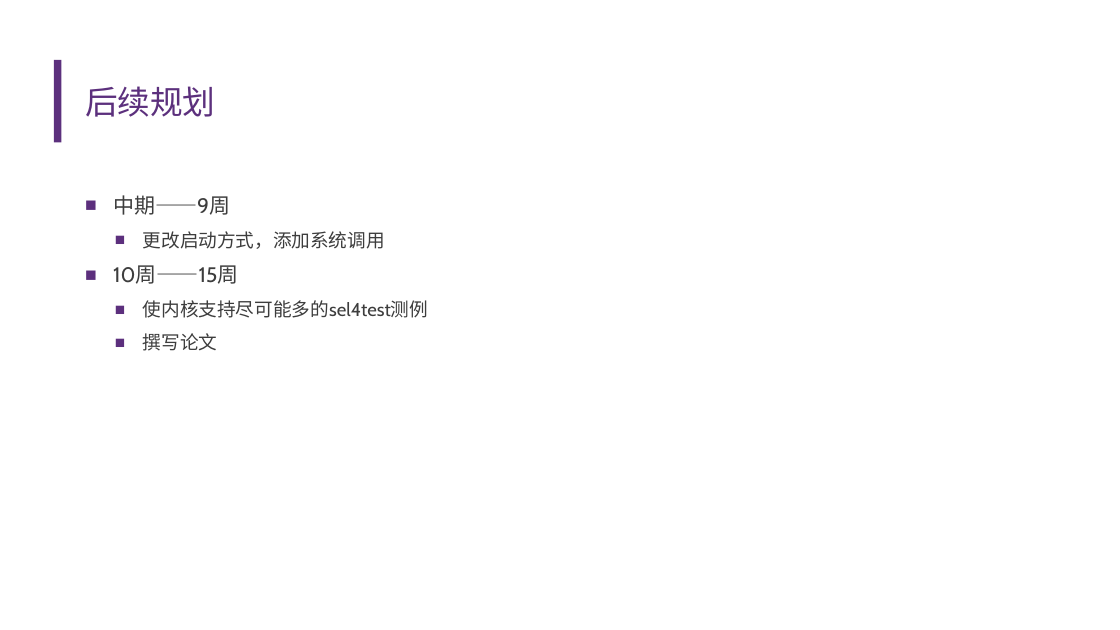
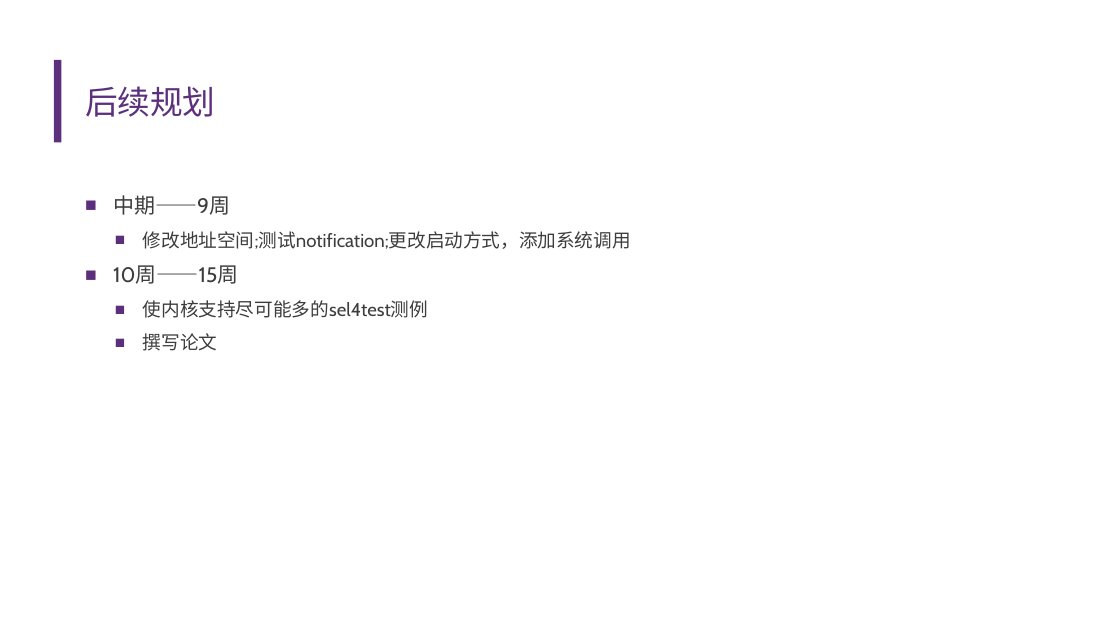
Before and after one commit to llh730/seL4-rust-implement, a slide deck: slide 12 of record/中期答辩——李龙昊.pptx. Drawn at 1120x630 pixels with LibreOffice and Linux fonts; fonts in the diff are those of the drawing; background and template pictures are left out. Boxes give left, top, right and bottom in pixels: in the first picture for what was removed or moved away, otherwise in the second. Text is boxed around its words. In the diff, an @@ line names an element or a change of style, - is before the commit and + after.

```diff
--- a/record/中期答辩——李龙昊.pptx
+++ b/record/中期答辩——李龙昊.pptx
@@ text at [143,231,631,249]: text changed @@
-  ■ 更改启动方式，添加系统调用
+  ■ 修改地址空间;测试notification;更改启动方式，添加系统调用
```
Also in this commit, not shown: 3 other slides changed, 1 other file.
